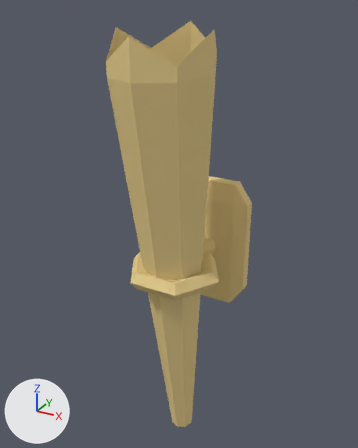
The Blender file Assets/Models/Environment/CastleGeometry/Torch.blend, before and after one commit.
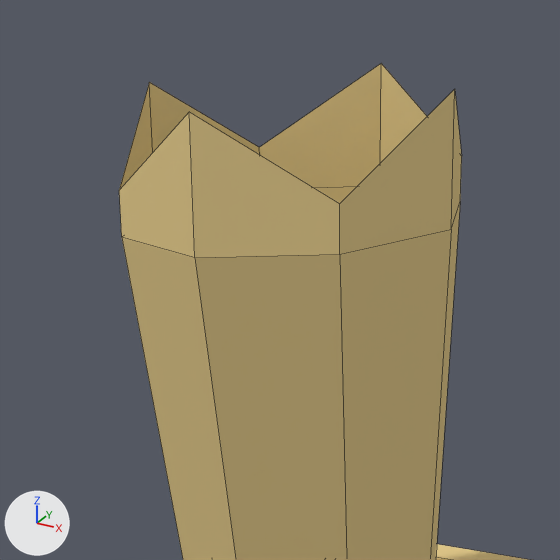
There are two pictures of each version: one whole from a 50 mm camera at (0.546, -1.039, 0.572) aimed at (-0.016, -0.017, 0.061), one close up on the part from 19% to 69% of the width and 0% to 40% of the height. The lights are fixed; the arrows at lower left show +X, +Y and +Z. The close-ups show mesh edges as thin lines.

The older version as bpy lines, for what is in view:
```python
me_cone = bpy.data.meshes.new('Cone')
me_cone.from_pydata(...)  # 90 vertices, 69 faces; spans x -0.22..0.22, y -0.24..0.32, z -0.76..0.83
me_cone.materials.append(mat_wtorch_material)  # yellow #e7ce90
ob_walltorch = bpy.data.objects.new('WallTorch', me_cone)
ob_walltorch.location = (0.0, 0.0, 0.0)
ob_walltorch.rotation_euler = (3.229, 0.0, 0.0)  # degrees (185, 0, 0)
ob_walltorch.scale = (0.576, 0.614, 0.709)
```
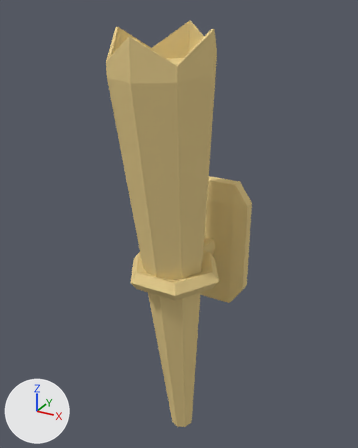
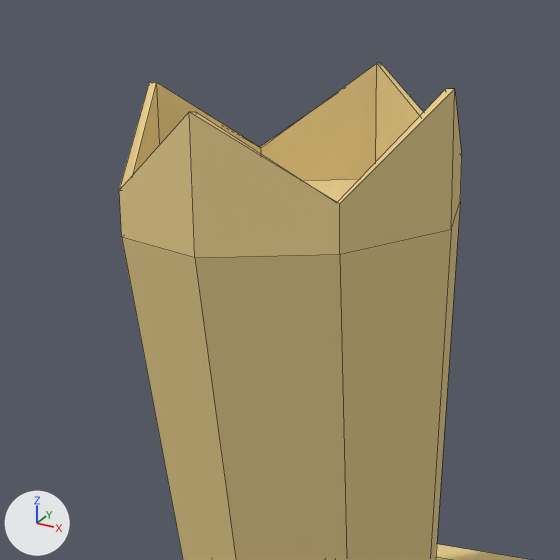
Changed parts and their boxes [x1, y1, x2, y2] in the close-ups (560 x 560 px):
part 1 of me_cone, added (orange)
    after: [119, 63, 454, 204]

What the commit changed:
me_cone is used by ob_walltorch; location (0.0, 0.0, 0.0); rotation (3.229, 0.0, 0.0), in degrees (185, 0, 0); scale (0.576, 0.614, 0.709).
me_cone had 90 vertices, 69 faces and spanned x -0.22..0.22, y -0.24..0.32, z -0.76..0.83.
me_cone now has 106 vertices, 87 faces and spans x -0.22..0.22, y -0.24..0.32, z -0.76..0.83.
Part 1, on me_cone:
16 vertices are added at x -0.19..0.19, y -0.08..0.3, z -0.76..-0.65.
18 new faces join them.
